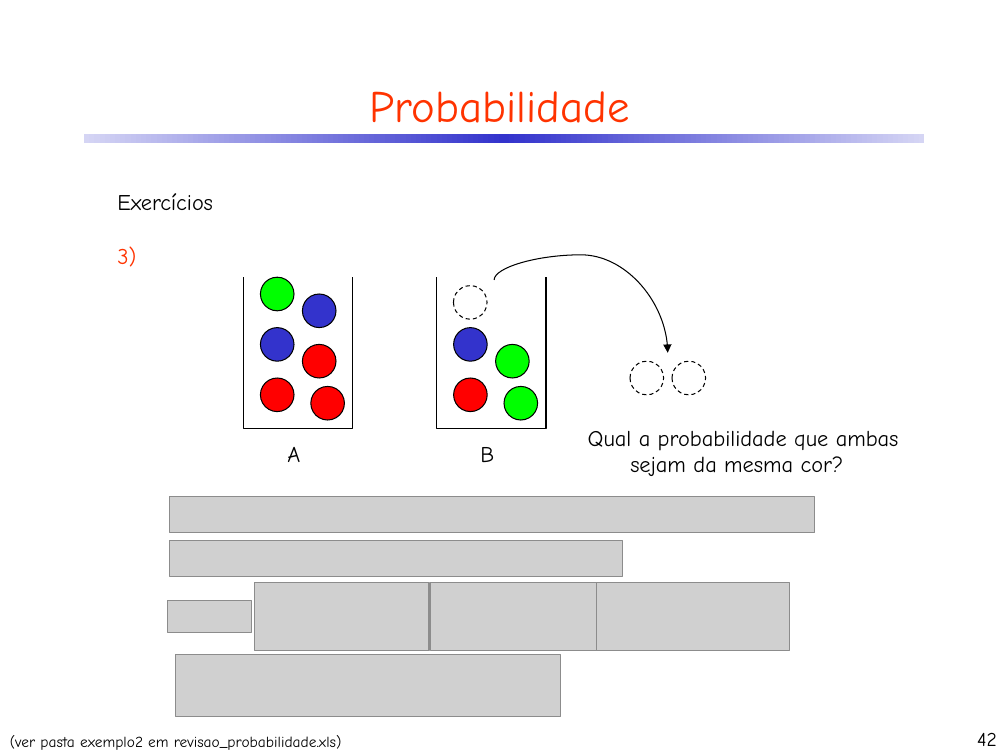
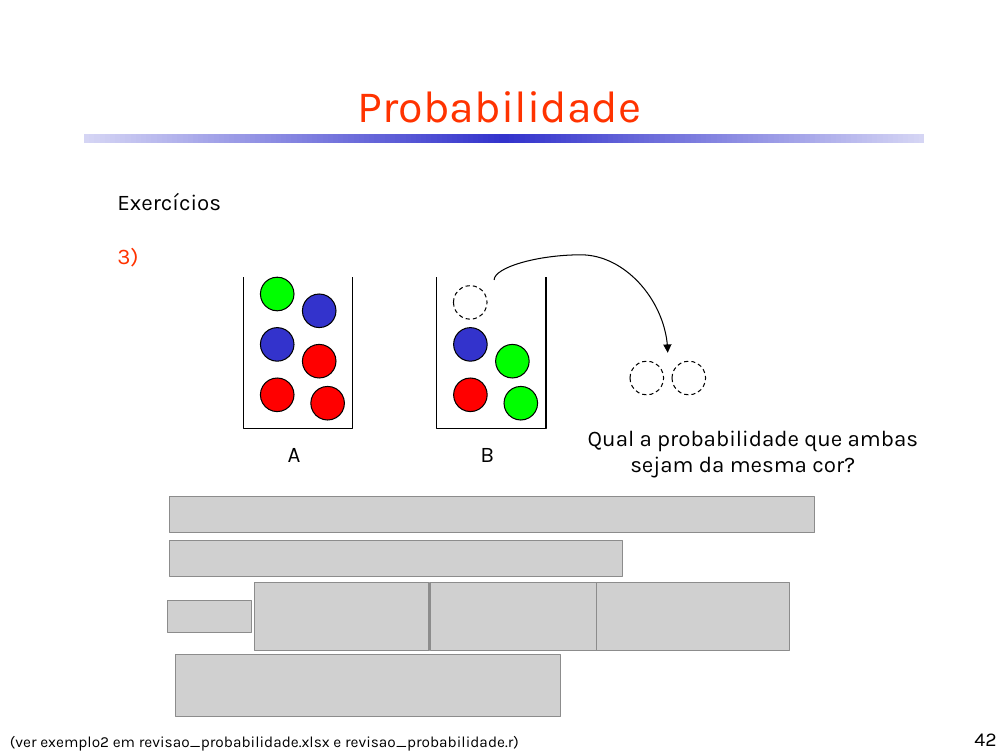
Before and after one commit to CDRenno/Estatistica, a slide deck: slide 42 of ppt/Revisao_Prob.pptx. Drawn at 1008x756 pixels with LibreOffice and Linux fonts; fonts in the diff are those of the drawing; grey boxes stand for pictures. Boxes give left, top, right and bottom in pixels: in the first picture for what was removed or moved away, otherwise in the second. Text is boxed around its words. In the diff, an @@ line names an element or a change of style, - is before the commit and + after.

```diff
--- a/ppt/Revisao_Prob.pptx
+++ b/ppt/Revisao_Prob.pptx
@@ font Comic Neue to Karla in 6 elements at bbox=[358, 91, 641, 123], bbox=[480, 448, 494, 462], bbox=[588, 430, 918, 478], bbox=[117, 193, 221, 267], bbox=[974, 733, 996, 746], bbox=[288, 448, 301, 462] @@
@@ text at bbox=[10, 736, 519, 751]: text changed; font Comic Neue to Karla @@
-(ver pasta exemplo2 em revisao_probabilidade.xls)
+(ver exemplo2 em revisao_probabilidade.xlsx e revisao_probabilidade.r)
```
Also in this commit, not shown: 41 other slides changed, 1 other file.
